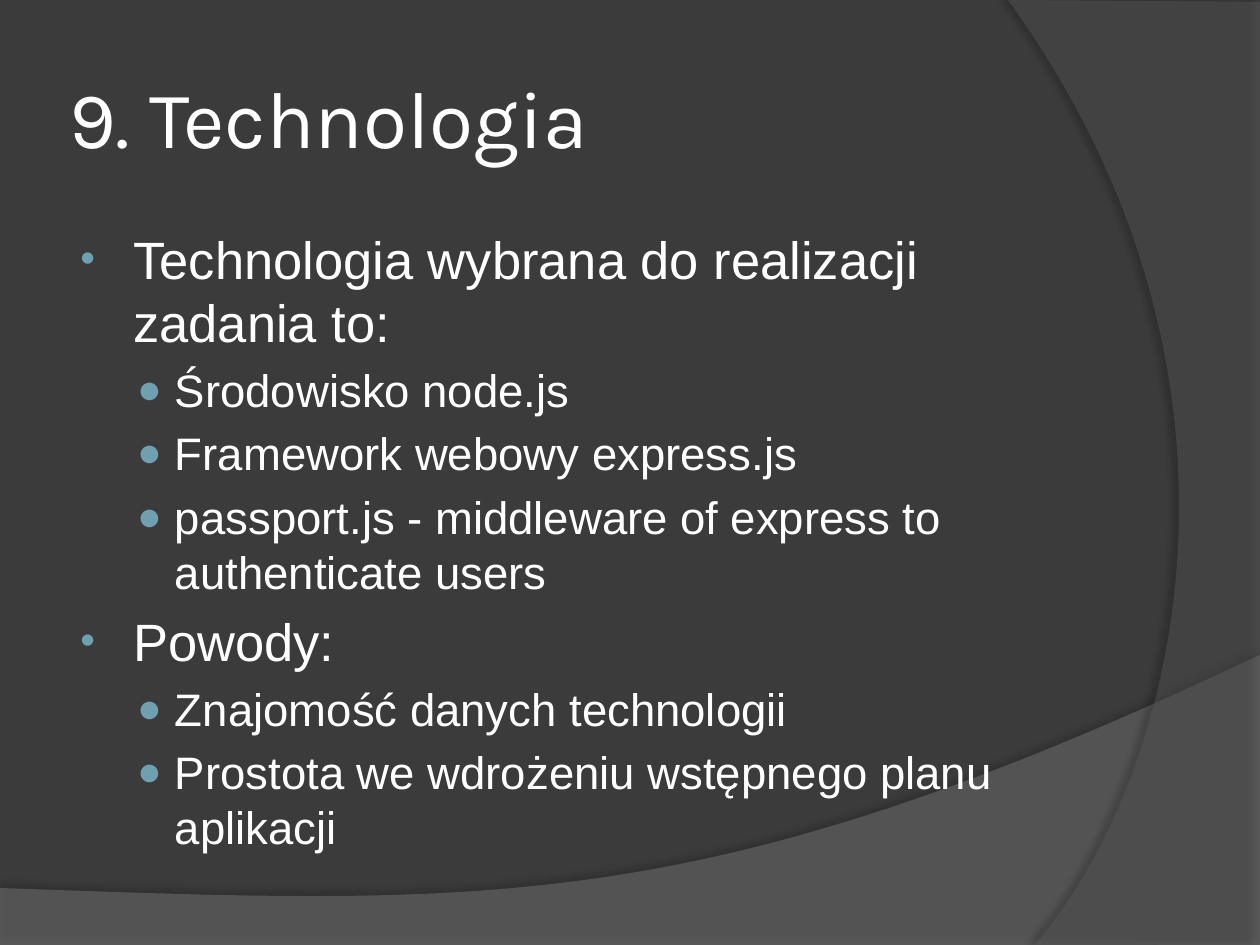
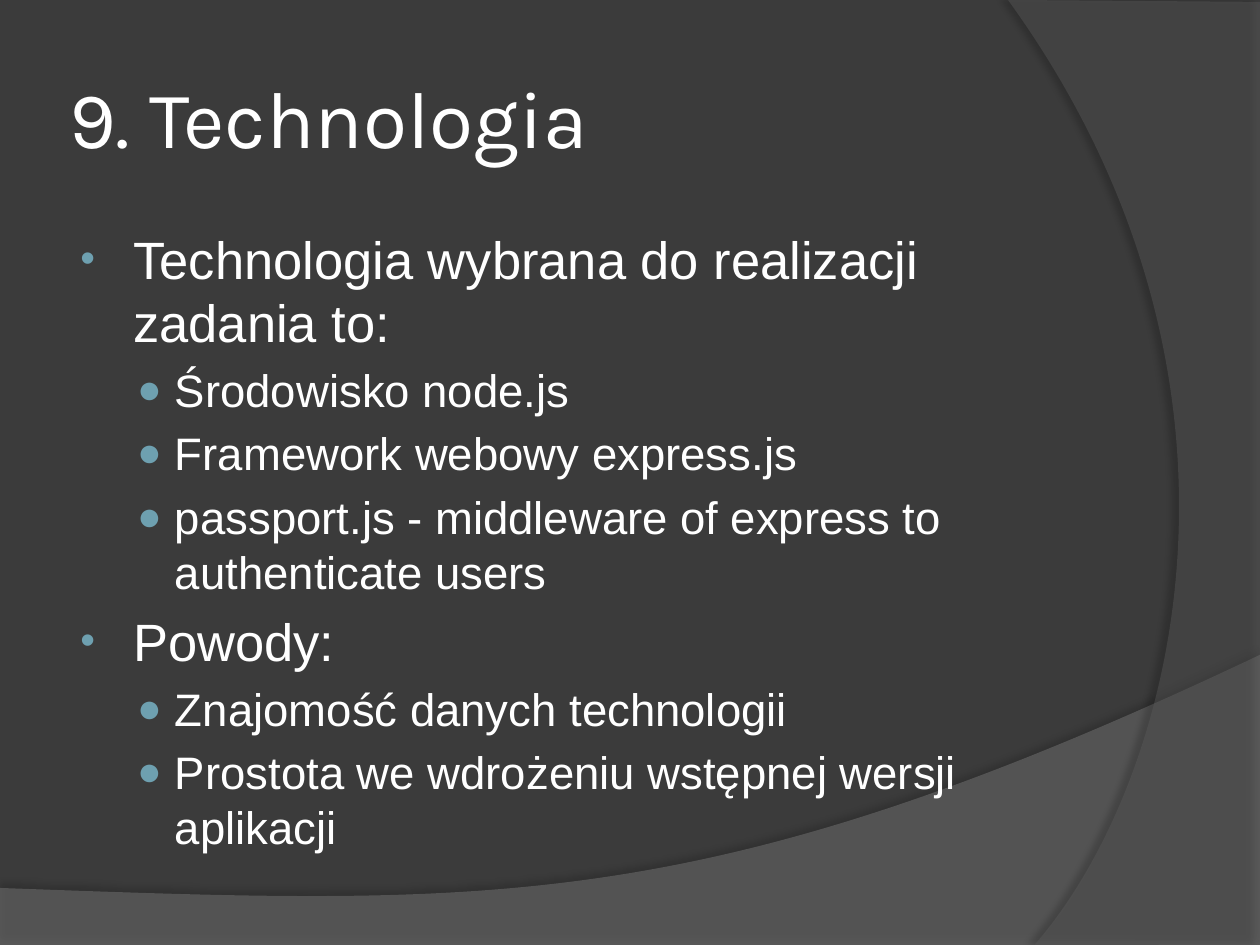
Before and after one commit to kuba946/ProjektIndywidualny, a slide deck: slide 17 of __Prezentacja/Prezentacja_systemu.pptx (slide 12 before the commit). Drawn at 1260x945 pixels with LibreOffice and Linux fonts; fonts in the diff are those of the drawing. Boxes give left, top, right and bottom in pixels: in the first picture for what was removed or moved away, otherwise in the second. Text is boxed around its words. In the diff, an @@ line names an element or a change of style, - is before the commit and + after.

```diff
--- a/__Prezentacja/Prezentacja_systemu.pptx
+++ b/__Prezentacja/Prezentacja_systemu.pptx
@@ text at [175,756,956,853]: text changed @@
-  ● Prostota we wdrożeniu wstępnego planu aplikacji
+  ● Prostota we wdrożeniu wstępnej wersji aplikacji
```
Also in this commit, not shown: 1 other slide changed, 5 slides added.
